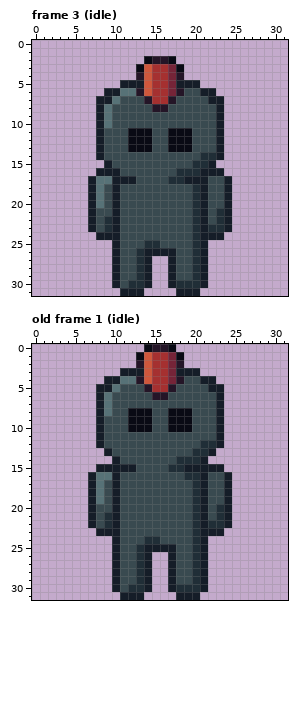
File history of a pixel-art file, assets/player.ase. That is the earlier state.
32x32 pixels, 29 frames. Shown: frame 3 (idle), old frame 1 (idle). The commit also changed other frames, which this record leaves out.
The same view after the edit:
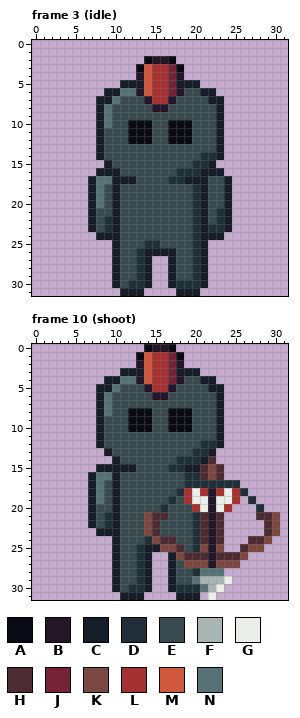
Palette (. is transparent): A #090a14  B #241527  C #151d28  D #202e37  E #394a50  F #a8b5b2  G #ebede9  H #4d2b32  J #752438  K #7a4841  L #a53030  M #cf573c  N #577277
A new or re-ordered frame is compared with the old frame closest to it.
From old to new:
frames 29 -> 39
Frame 3 (idle):
y 10: x 12..14 EEE -> AAA; x 17..19 EEE -> AAA
y 13: x 12..14 AAA -> EEE; x 17..19 AAA -> EEE
Frame 10 (shoot) is new; against old frame 1 (idle):
y 14: x 22 . -> H
y 15: x 21..23 CCC -> HKH
y 16: x 21..24 CEEC -> HKH.
y 17: x 19 E -> D; x 21..25 CEEC. -> DDDDD
y 18: x 18..26 EEDCEEC.. -> DLGLBLGLD
y 19: x 17 E -> D; x 19..25 EDCEEC. -> LGGBGGL; x 27 . -> D
y 20: x 16 E -> D; x 20..24 DCEDC -> LGBGL; x 28 . -> D
y 21: x 14..16 EEE -> KHH; x 21..24 CEDC -> HBH.; x 28..30 ... -> HHK
y 22: x 14..15 EE -> KH; x 21..24 CDDC -> HBH.; x 29..30 .. -> HK
y 23: x 14..15 EE -> KH; x 21..23 CCC -> HBH; x 29..30 .. -> HK
y 24: x 15..17 DEE -> KHH; x 21..23 C.. -> HBH; x 27..29 ... -> HHK
y 25: x 16..18 CCE -> KKH; x 21..23 C.. -> KBK; x 26..28 ... -> HKK
y 26: x 18..26 EEDC..... -> KHHHBHHHK
y 27: x 19..25 EDC.... -> KKKBKKK
y 28: x 21..23 C.. -> NNN
y 29: x 20..24 DC... -> NFFFG
y 30: x 21..23 C.. -> NFG
y 31: x 22 . -> G
Where, in picture pixels (left, top, right, bottom), the same in both pictures:
changed: (128, 120, 192, 152)
changed: (144, 456, 280, 600)
